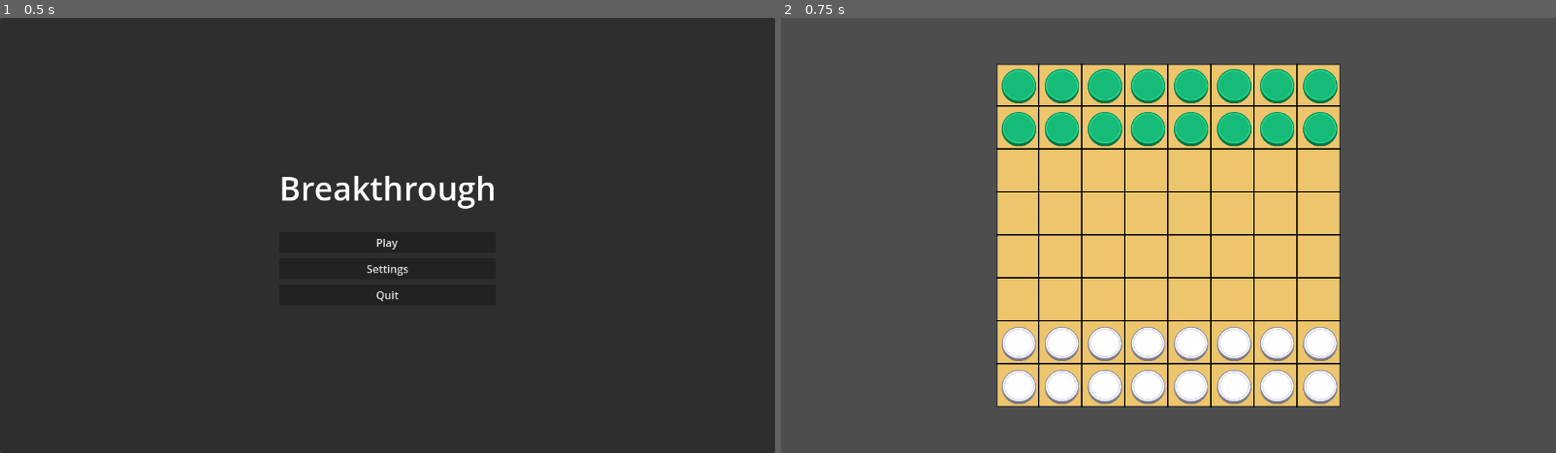
Above: before the commit, frames 1-2 (left to right).
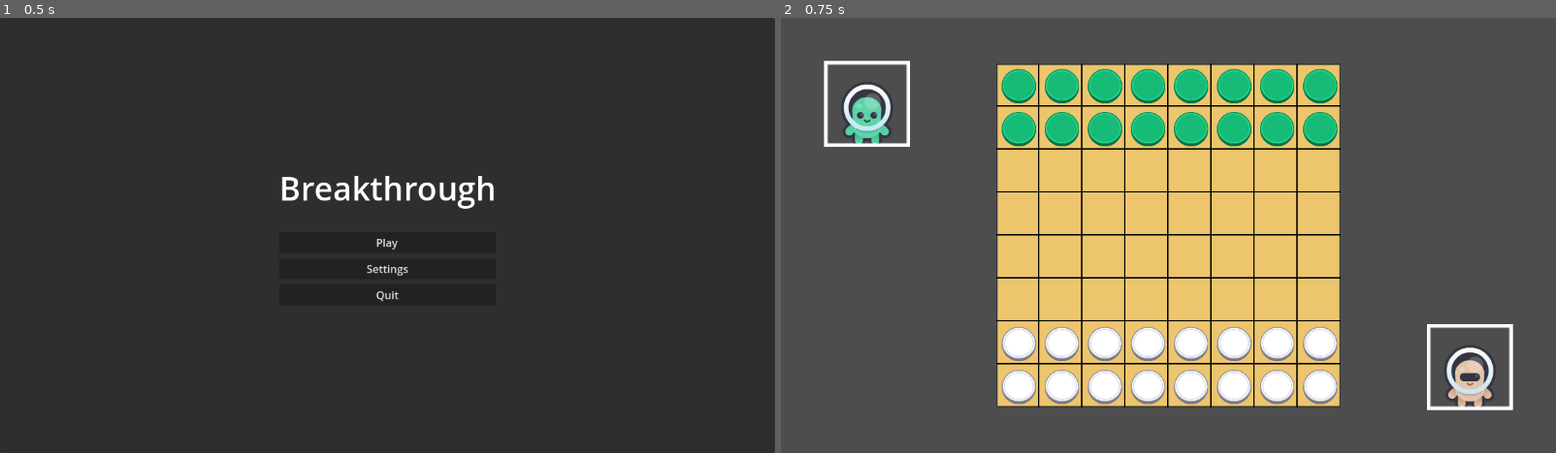
Above: after the commit, the same moments.

Repository: folktalesgaming/breakthrough
Game: Godot game, scene res://scenes/menu.tscn
Same seed, same stepped clock (60 frames per second), same inputs: the game is played once before the commit and once after it.
Inputs:
- Up to frame 1 (0.5 s): no input
- Up to frame 2 (0.75 s): click "Play" at 0.5 s

Frame 1 is identical in both runs. In frame 2, 1.9% of the frame differs, in the area x 5-95%, y 9-91%.

Commit message:
ui: basic ui for gameplay

Diff:
--- a/scenes/game.tscn
+++ b/scenes/game.tscn
@@ -1,13 +1,73 @@
-[gd_scene load_steps=3 format=3 uid="uid://5jnmyuwxxra2"]
+[gd_scene load_steps=6 format=3 uid="uid://5jnmyuwxxra2"]
 
 [ext_resource type="Script" uid="uid://b8xs8ya2b0isk" path="res://scripts/game.gd" id="1_uwrxv"]
 [ext_resource type="Texture2D" uid="uid://5tiauikrnrq3" path="res://assets/board.png" id="2_yqjtg"]
+[ext_resource type="Texture2D" uid="uid://gxjpxo6yqhqt" path="res://assets/panel-border-015.png" id="3_lnu2h"]
+[ext_resource type="Texture2D" uid="uid://b7evlqrlfetu4" path="res://assets/character_beige_front.png" id="4_iywne"]
+[ext_resource type="Texture2D" uid="uid://brsbteowumx3d" path="res://assets/character_green_front.png" id="5_p57ef"]
 
 [node name="Game" type="Node2D"]
 script = ExtResource("1_uwrxv")
 
 [node name="Board" type="Sprite2D" parent="."]
 unique_name_in_owner = true
+position = Vector2(576, 324)
 texture = ExtResource("2_yqjtg")
 
 [node name="UI" type="CanvasLayer" parent="."]
+
+[node name="Container" type="Control" parent="UI"]
+layout_mode = 3
+anchors_preset = 15
+anchor_right = 1.0
+anchor_bottom = 1.0
+grow_horizontal = 2
+grow_vertical = 2
+
+[node name="CharacterGreenFront" type="TextureRect" parent="UI/Container"]
+layout_mode = 1
+offset_left = 64.0
+offset_top = 64.0
+offset_right = 192.0
+offset_bottom = 192.0
+texture = ExtResource("5_p57ef")
+
+[node name="P1" type="TextureRect" parent="UI/Container"]
+unique_name_in_owner = true
+layout_mode = 1
+offset_left = 64.0
+offset_top = 64.0
+offset_right = 192.0
+offset_bottom = 192.0
+texture = ExtResource("3_lnu2h")
+
+[node name="CharacterBeigeFront" type="TextureRect" parent="UI/Container"]
+layout_mode = 1
+anchors_preset = 3
+anchor_left = 1.0
+anchor_top = 1.0
+anchor_right = 1.0
+anchor_bottom = 1.0
+offset_left = -192.0
+offset_top = -192.0
+offset_right = -64.0
+offset_bottom = -64.0
+grow_horizontal = 0
+grow_vertical = 0
+texture = ExtResource("4_iywne")
+
+[node name="P2" type="TextureRect" parent="UI/Container"]
+unique_name_in_owner = true
+layout_mode = 1
+anchors_preset = 3
+anchor_left = 1.0
+anchor_top = 1.0
+anchor_right = 1.0
+anchor_bottom = 1.0
+offset_left = -192.0
+offset_top = -192.0
+offset_right = -64.0
+offset_bottom = -64.0
+grow_horizontal = 0
+grow_vertical = 0
+texture = ExtResource("3_lnu2h")
Binary file added: assets/character_beige_front.png
Not shown, added: assets/character_beige_front.png.import
Binary file added: assets/character_green_front.png
Not shown, added: assets/character_green_front.png.import
Binary file added: assets/panel-border-000.png
Not shown, added: assets/panel-border-000.png.import
Binary file added: assets/panel-border-015.png
Not shown, added: assets/panel-border-015.png.import
